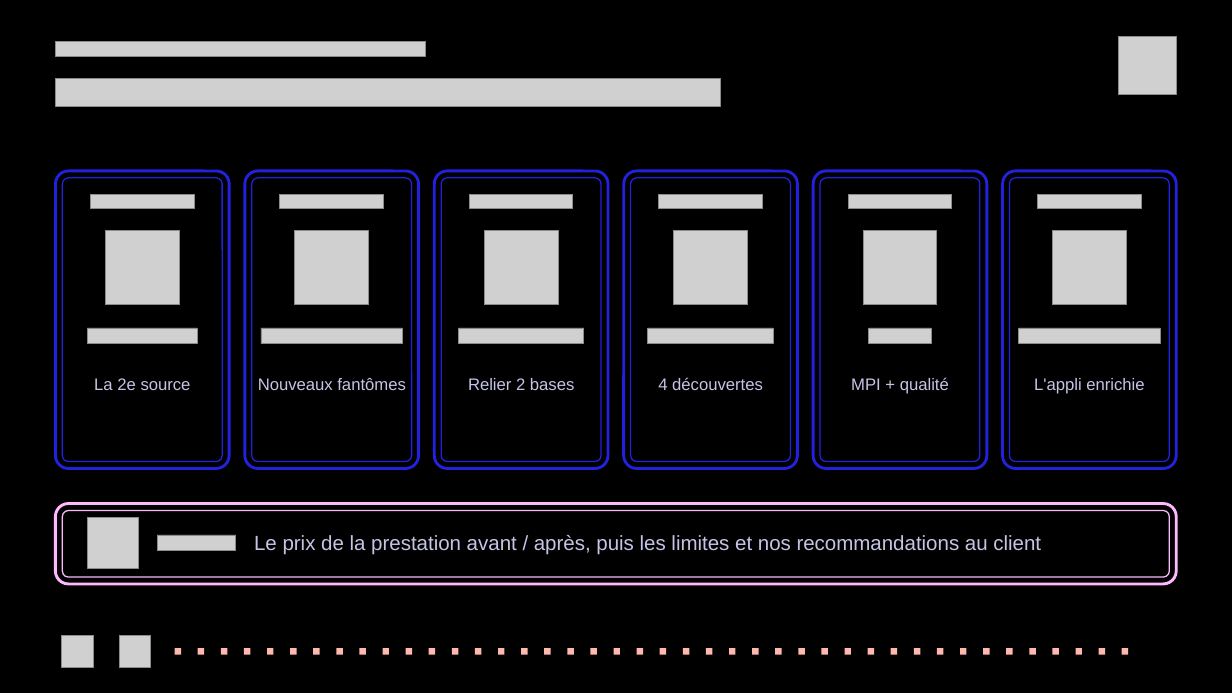
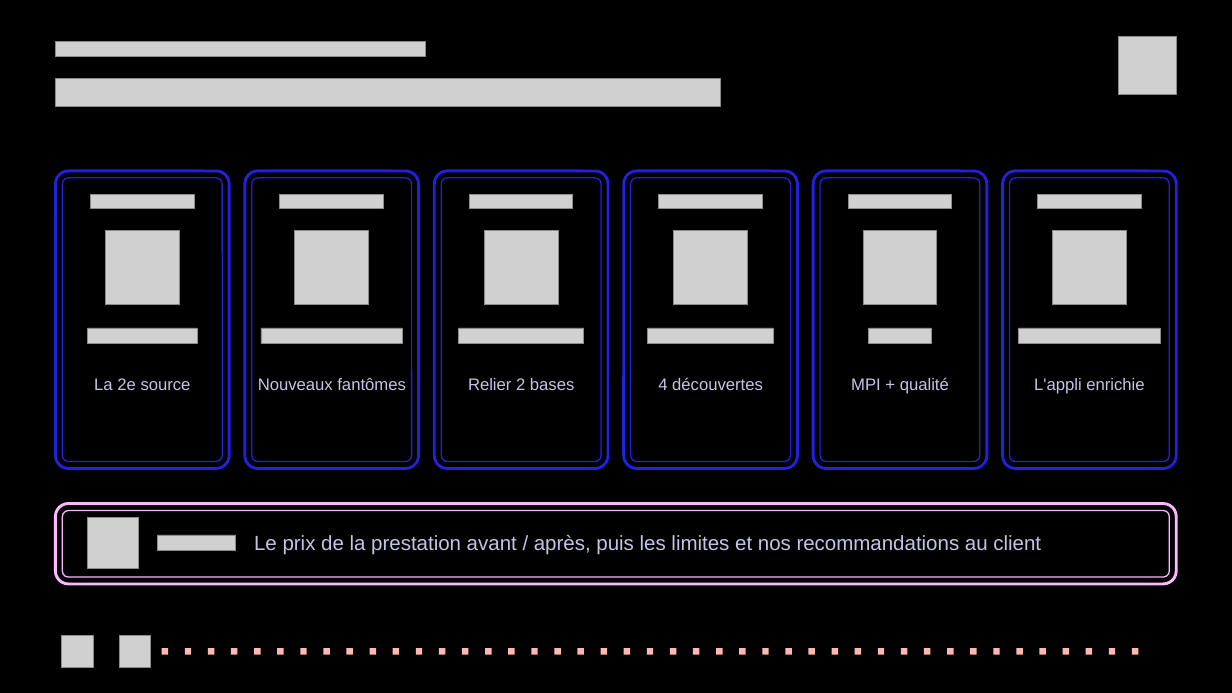
Before and after one commit to BOUADEIKHEIREDDINE/vgsales-data-wrangling, a slide deck: slide 2 of presentation/BDD2_metacritic_pacman.pptx. Drawn at 1232x693 pixels with LibreOffice and Linux fonts; fonts in the diff are those of the drawing; grey boxes stand for pictures; background and template pictures are left out. Boxes give left, top, right and bottom in pixels: in the first picture for what was removed or moved away, otherwise in the second. Text is boxed around its words. In the diff, an @@ line names an element or a change of style, - is before the commit and + after.

```diff
--- a/presentation/BDD2_metacritic_pacman.pptx
+++ b/presentation/BDD2_metacritic_pacman.pptx
@@ rectangle moved from (x1=567, y1=648, x2=574, y2=654) to (x1=555, y1=648, x2=561, y2=654) @@
@@ rectangle moved from (x1=1006, y1=648, x2=1013, y2=654) to (x1=994, y1=648, x2=1000, y2=654) @@
@@ 40 rectangles moved together from (x1=175, y1=648, x2=1128, y2=654) to (x1=162, y1=648, x2=1116, y2=654) @@
@@ rectangle added at (x1=1132, y1=648, x2=1139, y2=654), fill #FFB8AE @@
```
Also in this commit, not shown: 19 other slides changed, 3 other files.
